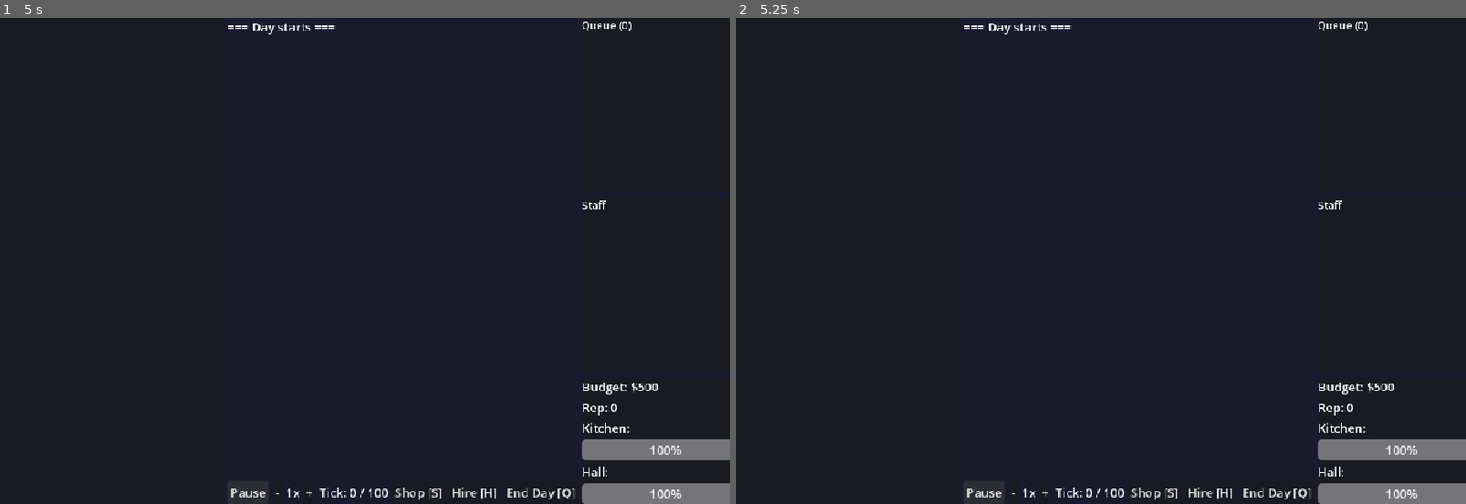
Above: before the commit, frames 1-2 (left to right).
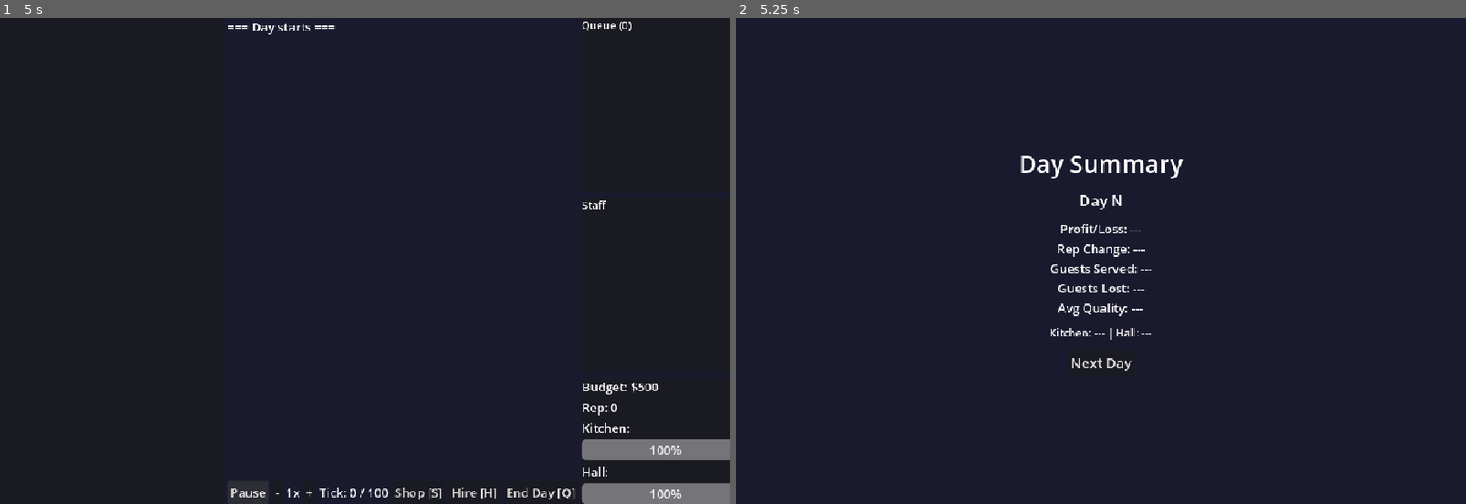
Above: after the commit, the same moments.

Repository: Orange-hanter/LurkersDev
Game: Godot game, scene res://scenes/game_screen.tscn
Same seed, same stepped clock (60 frames per second), same inputs: the game is played once before the commit and once after it. This scene is started directly instead of the project's main scene.
Inputs:
- Up to frame 1 (5 s): click "-" at 0.5 s; click "+" at 1.25 s; click "Shop [S]" at 2 s; click "Hire [H]" at 2.75 s; click "End Day [Q]" at 3.5 s; click "Pause" at 4.25 s
- Up to frame 2 (5.25 s): hold + (speed_up) from 5.03 s (still down); hold Q (end_day) from 5.03 s (still down)

Frame 1 is identical in both runs. In frame 2, 3.6% of the frame differs, in the area x 31-100%, y 0-100%.

Commit message:
fix: add keyboard input handler, replace pending_action signal with direct transitions

Diff:
--- a/godot-template/scripts/ui/game_screen.gd
+++ b/godot-template/scripts/ui/game_screen.gd
@@ -2,8 +2,6 @@
 extends BaseScreen
 ## Main gameplay screen. Shows table grid, guest queue, staff cards,
 ## equipment status bars, event log, and control buttons.
-
-signal pending_action(action: String)
 
 @onready var event_log: RichTextLabel = $HBoxContainer/CenterPanel/EventLog
 @onready var phase_label: Label = $HBoxContainer/CenterPanel/BottomBar/PhaseLabel
@@ -61,12 +59,26 @@
 
 
 func _on_shop_pressed() -> void:
-	pending_action.emit("shop")
+	show_screen("res://scenes/shop_screen.tscn")
 
 
 func _on_hire_pressed() -> void:
-	pending_action.emit("hire")
+	show_screen("res://scenes/hire_screen.tscn")
 
 
 func _on_end_day_pressed() -> void:
-	pending_action.emit("end_day")
+	show_screen("res://scenes/day_summary.tscn")
+
+func _input(event: InputEvent) -> void:
+	if event.is_action_pressed("pause"):
+		_on_pause_pressed()
+	elif event.is_action_pressed("speed_up"):
+		_on_speed_up_pressed()
+	elif event.is_action_pressed("speed_down"):
+		_on_speed_down_pressed()
+	elif event.is_action_pressed("shop"):
+		_on_shop_pressed()
+	elif event.is_action_pressed("hire"):
+		_on_hire_pressed()
+	elif event.is_action_pressed("end_day"):
+		_on_end_day_pressed()
